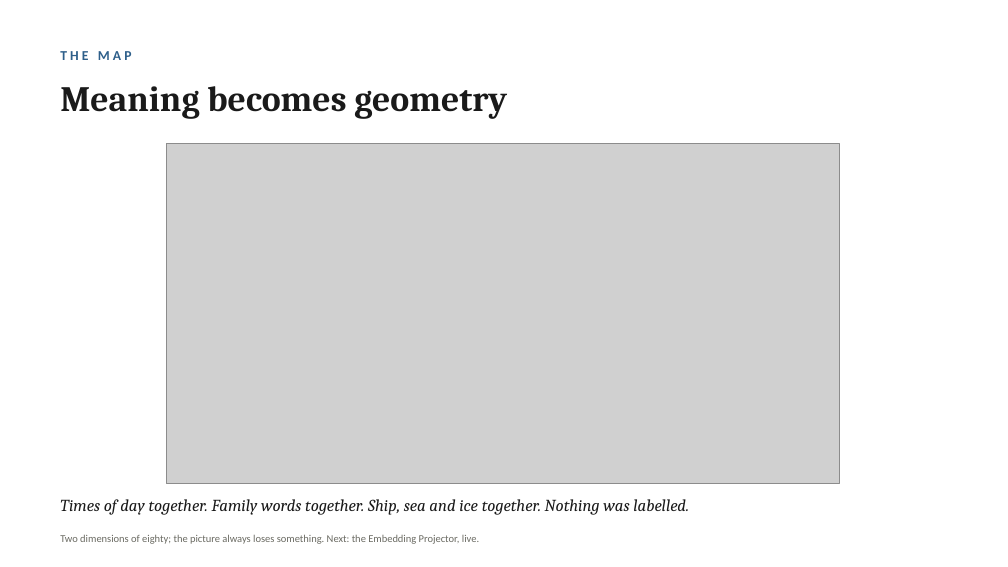
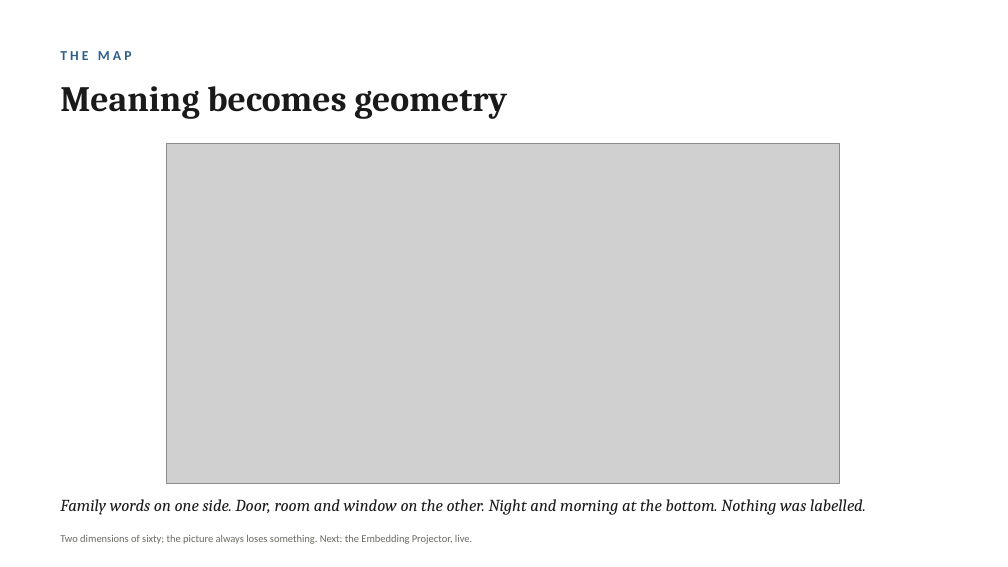
Before and after one commit to lucianli123/culture-as-data-2026, a slide deck: slide 16 of slides/week-04-lecture-draft.pptx (slide 14 before the commit). Drawn at 1008x567 pixels with LibreOffice and Linux fonts; fonts in the diff are those of the drawing; grey boxes stand for pictures. Boxes give left, top, right and bottom in pixels: in the first picture for what was removed or moved away, otherwise in the second. Text is boxed around its words. In the diff, an @@ line names an element or a change of style, - is before the commit and + after.

```diff
--- a/slides/week-04-lecture-draft.pptx
+++ b/slides/week-04-lecture-draft.pptx
@@ text at [60, 499, 866, 515]: text changed @@
-Times of day together. Family words together. Ship, sea and ice together. Nothing was labelled.
+Family words on one side. Door, room and window on the other. Night and morning at the bottom. Nothing was labelled.
@@ text at [60, 534, 472, 544]: text changed @@
-Two dimensions of eighty; the picture always loses something. Next: the Embedding Projector, live.
+Two dimensions of sixty; the picture always loses something. Next: the Embedding Projector, live.
```
Also in this commit, not shown: 3 other slides changed, 7 slides added, 1 slide removed, 11 other files.
